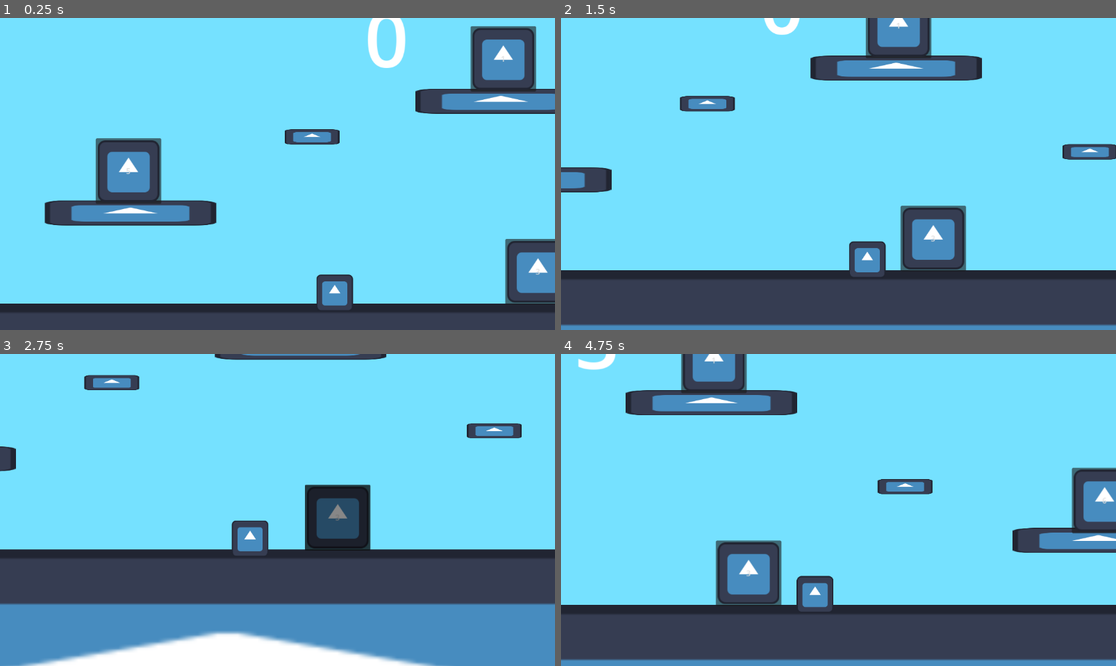
Above: before the commit, frames 1-4 (two rows, left to right).
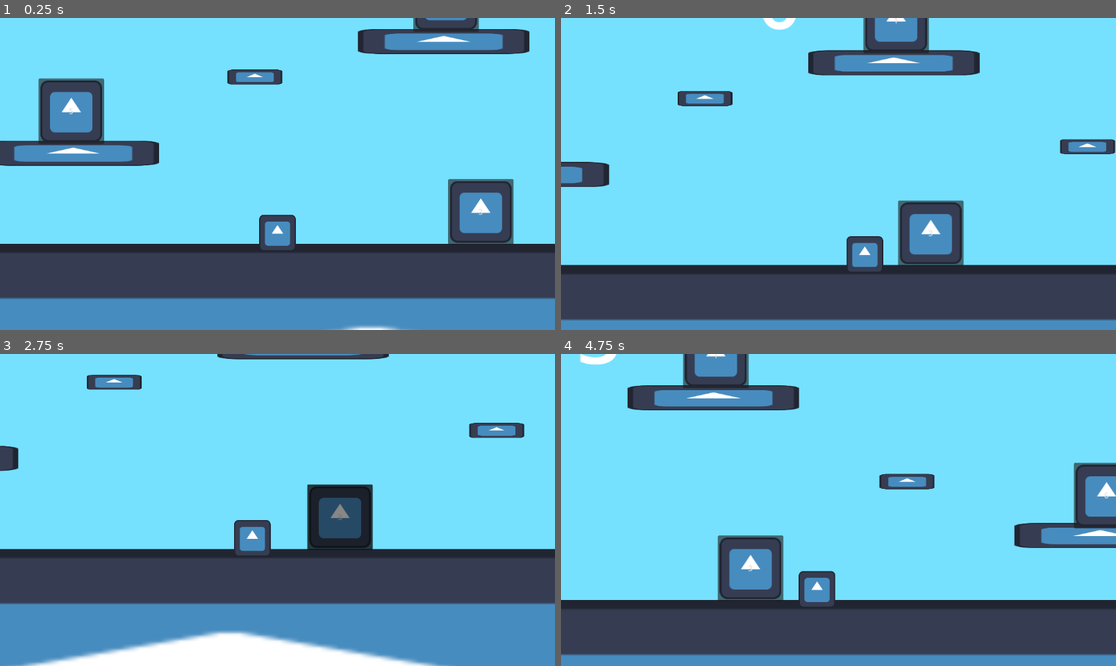
Above: after the commit, the same moments.

Repository: ShadowArcher289/the-numbers-slime
Game: Godot game, scene res://scenes/game.tscn
Same seed, same stepped clock (60 frames per second), same inputs: the game is played once before the commit and once after it. The engine's default icon, where the game draws it, is replaced by a stand-in: a white triangle on a blue panel in a dark square.
Inputs:
- Up to frame 1 (0.25 s): no input
- Up to frame 2 (1.5 s): tap Enter (enter) at 0.5, 1.35 s; hold Enter (enter) 0.53-1.28 s; hold D (move_right) from 0.53 s (still down); tap W (jump) at 0.77 s
- Up to frame 3 (2.75 s): tap W (jump) at 1.52 s; release D (move_right) at 2.03 s; hold A (move_left) from 2.03 s (still down); hold Space (select) from 2.03 s (still down); tap Enter (enter) at 2.3 s
- Up to frame 4 (4.75 s): release A (move_left) at 2.78 s; release Space (select) at 2.78 s; hold D (move_right) 2.78-4.28 s; tap Shift (sprint) at 2.85 s; tap W (jump) at 3.02, 3.77, 4.52 s; tap Enter (enter) at 3.05, 4.35 s; hold Enter (enter) 3.53-4.28 s; hold A (move_left) from 4.28 s (still down)

The runs differ from the first frame. In frame 1, 46% of the frame differs, in the area x 0-100%, y 0-100%; in frame 2, 11%; in frame 3, 2.0%; in frame 4, 11%.

Commit message:
Made the calculator actually work

Diff:
--- a/scenes/game.tscn
+++ b/scenes/game.tscn
@@ -96,7 +96,7 @@
 position = Vector2(919, -395)
 
 [node name="PlatormS15" parent="Platforms" instance=ExtResource("5_iywne")]
-position = Vector2(-765, -44)
+position = Vector2(-829, -42)
 
 [node name="PlatormS8" parent="Platforms" instance=ExtResource("5_iywne")]
 position = Vector2(-171, -239)
@@ -237,11 +237,11 @@
 z_index = 1
 position = Vector2(438, 434)
 
-[node name="Camera2D" type="Camera2D" parent="."]
+[node name="Camera2D" type="Camera2D" parent="Slime"]
 offset = Vector2(0, -50)
 position_smoothing_enabled = true
 
-[node name="ManualInput" type="TextEdit" parent="Camera2D"]
+[node name="ManualInput" type="TextEdit" parent="Slime/Camera2D"]
 offset_left = -239.0
 offset_top = -188.0
 offset_right = 243.0
--- a/scrpits/game.gd
+++ b/scrpits/game.gd
@@ -1,9 +1,9 @@
 extends Node2D
 
 @onready var slime: CharacterBody2D = $Slime
-@onready var camera_2d: Camera2D = $Camera2D
 @onready var results_label: Label = $ResultsLabel
-@onready var manual_input: TextEdit = $Camera2D/ManualInput
+@onready var camera_2d: Camera2D = $Slime/Camera2D
+@onready var manual_input: TextEdit = $Slime/Camera2D/ManualInput
 
 var number_to_be_calculated := "";
 var results = 0;
@@ -17,7 +17,7 @@
 	manual_input.hide();
 
 func _process(delta: float) -> void:
-	camera_2d.position = slime.position;
+	#camera_2d.position = slime.position;
 
 	if results == 0 && number_to_be_calculated != "":
 		results_label.text = str(number_to_be_calculated); # updates the results_label to the current input
@@ -35,12 +35,14 @@
 	if number_to_be_calculated != "": # if not empty already
 		number_to_be_calculated = number_to_be_calculated.left(-1); # removes last number in the list
 
-func _manual_input() -> void:
+func _manual_input() -> void: # code for the manual input
 	manual_input.show();
 	if Input.is_action_pressed("enter"):
 		number_to_be_calculated = manual_input.text;
 		_calculate_results();
 		manual_input.hide();
+		manual_input.text = "";
+		number_to_be_calculated = "";
 
 
 func calculate(input: int): # converts the stored number_to_be_calculated into an int, calling number_sum with it and sets results to the output of number_sum
@@ -51,11 +53,13 @@
 
 func number_sum(input: int): # calculates te math thing for the challenge
 	var string_input = str(input);
-	var data = string_input.split("");
+	var data : Array = string_input.split("");
+	print(str(data))
 	var output := 0;
 	for i in data.size():
-		if data[i] == data[i + 1]:
-			output += int(data[i])/1;
-		elif((i + 1 == data.size()) && (data[i] == data[0])): # checks for the final and beginning numbers
-			output += data[i] / 1;
+		if((i == data.size()) && (data[i-1] == data[0])): # checks for the final and beginning numbers
+			output += int(data[i-1]);
+		elif data[i-1] == data[i]:
+			output += int(data[i]);
+	print(str(output));
 	return output;
--- a/scrpits/slime.gd
+++ b/scrpits/slime.gd
@@ -1,9 +1,9 @@
 extends CharacterBody2D
 
 @onready var animated_sprite_2d: AnimatedSprite2D = $AnimatedSprite2D
-@onready var collision_shape_2d_2: CollisionShape2D = $Area2D/CollisionShape2D2
 
 @onready var number_button_detector: Area2D = $NumberButtonDetector
+@onready var collision_shape_2d: CollisionShape2D = $NumberButtonDetector/CollisionShape2D
 
 @onready var ray_cast_2d: RayCast2D = $RayCast2D
 @onready var number_button_collider: RayCast2D = $NumberButtonCollider
